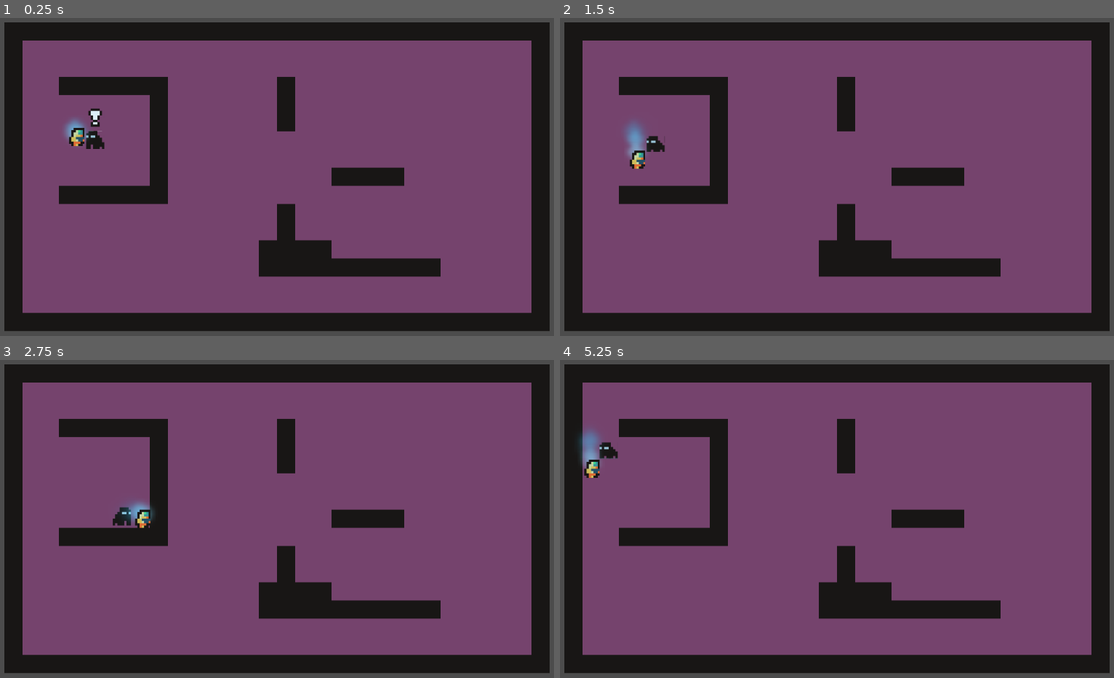
Above: before the commit, frames 1-4 (two rows, left to right).
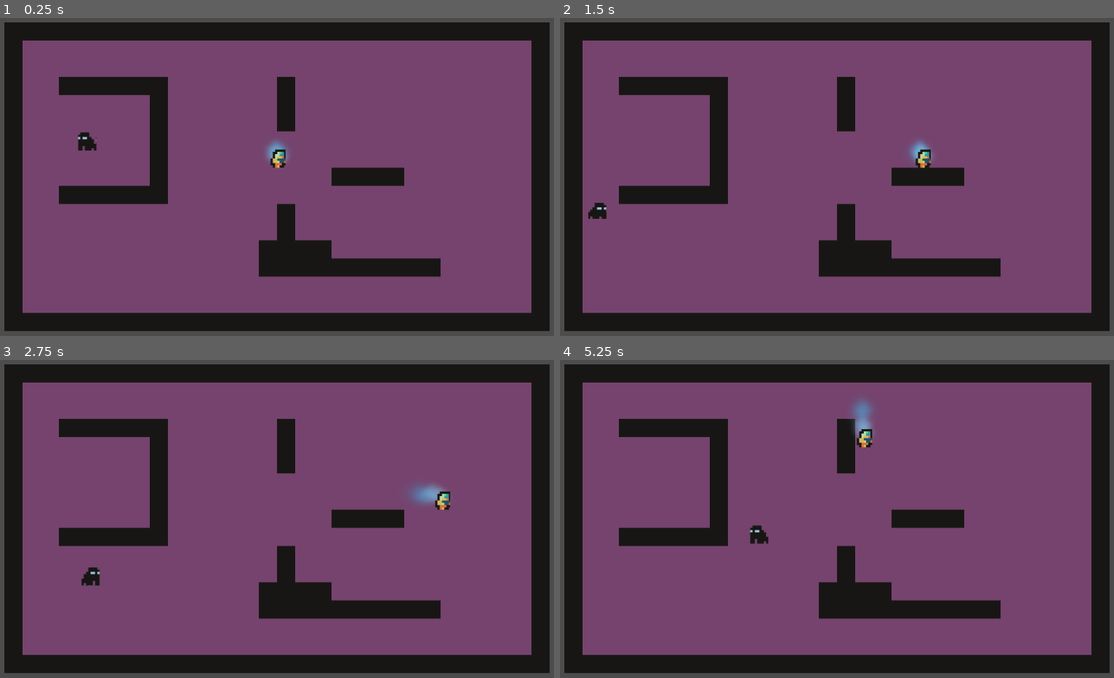
Above: after the commit, the same moments.

Repository: MxAshUp/godot-wild-jam-2
Game: Godot game, scene res://PrototypeScenes/GameplayIntegration/GuardChase.tscn
Two runs of this game, one before a commit and one after it. Both use one fixed random seed, a clock stepped at 60 frames per second and the inputs below. This scene is started directly instead of the project's main scene. The engine's default icon, where the game draws it, is replaced by a stand-in: a white triangle on a blue panel in a dark square.
Inputs:
- Up to frame 1 (0.25 s): no input
- Up to frame 2 (1.5 s): hold Right (ui_right) 0.53-1.28 s; tap Ctrl (interact) at 0.6, 1.35 s; tap Space (jump) at 0.77 s; hold Down (ui_down) from 1.28 s (still down)
- Up to frame 3 (2.75 s): tap Space (jump) at 1.52 s; release Down (ui_down) at 2.03 s; hold Right (ui_right) from 2.03 s (still down); tap Ctrl (interact) at 2.1 s
- Up to frame 4 (5.25 s): release Right (ui_right) at 2.78 s; hold Up (ui_up) 2.78-3.53 s; tap Ctrl (interact) every 0.75 s from 2.85 to 5.1 s; tap Space (jump) at 3.02, 3.77, 4.52 s; hold Left (ui_left) 3.53-5.03 s; hold Down (ui_down) from 5.03 s (still down)

The runs differ from the first frame. In frame 1, 0.7% of the frame differs, in the area x 11-53%, y 28-48%; in frame 2, 0.9%; in frame 3, 1.0%; in frame 4, 1.2%, in the area x 3-57%, y 12-58%.
Error in both runs: Invalid call. Nonexistent function 'get_signal_list' in base 'Nil'. (res://LevelComponents/Guard.gd:134)

Commit message:
Update PrototypeScenes/GameplayIntegration/GuardChase.tscn

Diff:
--- a/PrototypeScenes/GameplayIntegration/GuardChase.tscn
+++ b/PrototypeScenes/GameplayIntegration/GuardChase.tscn
@@ -46,5 +46,5 @@
 position = Vector2( 192, 240 )
 
 [node name="Hostage" parent="." instance=ExtResource( 4 )]
-position = Vector2( 157.445, 234 )
+position = Vector2( 512, 272 )
 being_controlled = true
